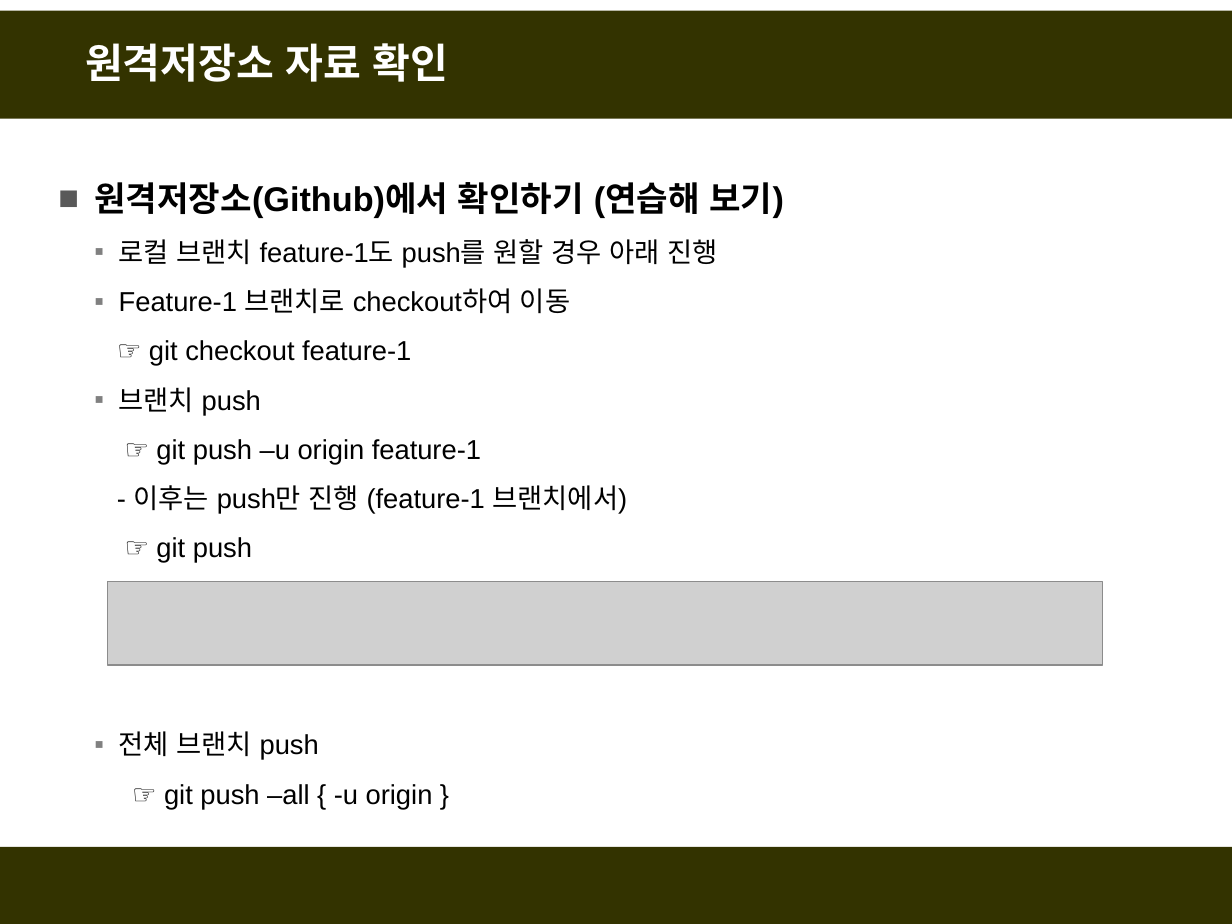
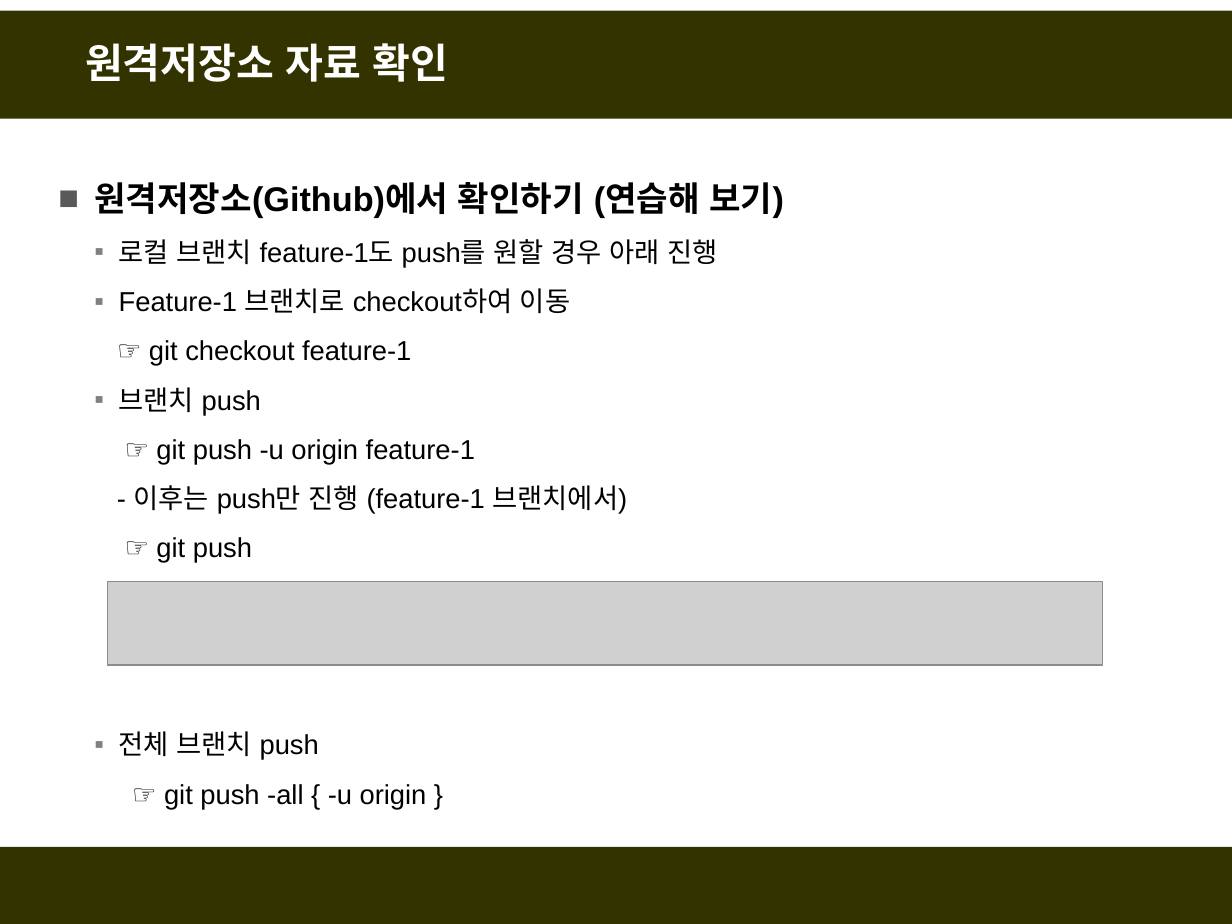
Before and after one commit to fasthill/github-lecture, a slide deck: slide 33 of git및github첫걸음2-원격저장소만들기.pptx. Drawn at 1232x924 pixels with LibreOffice and Linux fonts; fonts in the diff are those of the drawing; grey boxes stand for pictures. Boxes give left, top, right and bottom in pixels: in the first picture for what was removed or moved away, otherwise in the second. Text is boxed around its words. In the diff, an @@ line names an element or a change of style, - is before the commit and + after.

```diff
--- a/git및github첫걸음2-원격저장소만들기.pptx
+++ b/git및github첫걸음2-원격저장소만들기.pptx
@@ text at bbox=[156, 439, 475, 465]: text changed @@
-  ☞ git push –u origin feature-1
+  ☞ git push -u origin feature-1
@@ text at bbox=[164, 784, 427, 809]: text changed @@
-  ☞ git push –all { -u origin }
+  ☞ git push -all { -u origin }
```
Also in this commit, not shown: 7 other slides changed.
